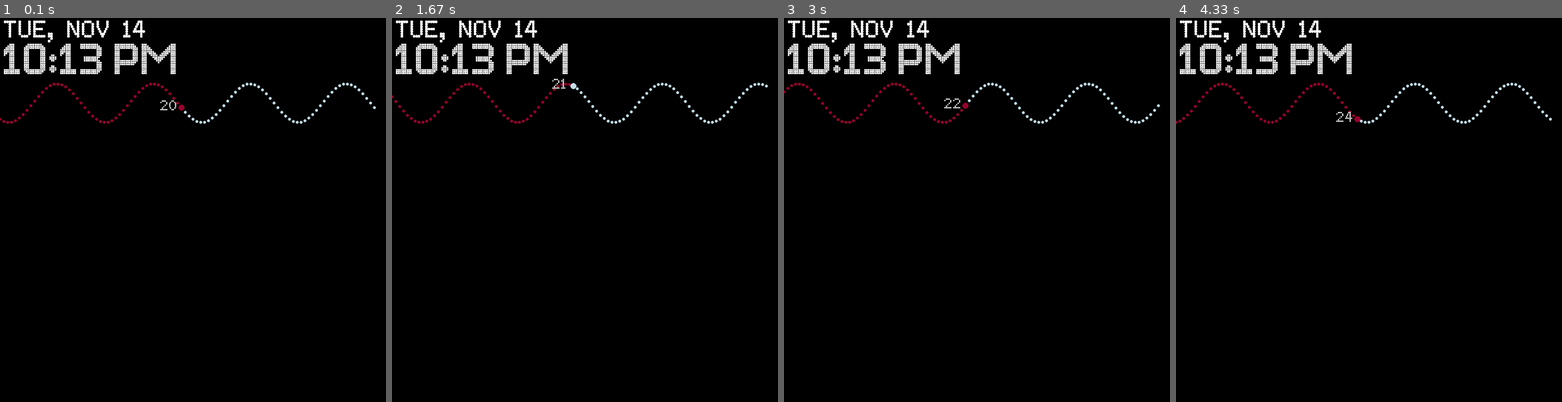
Above: before the commit, frames 1-4 (left to right).
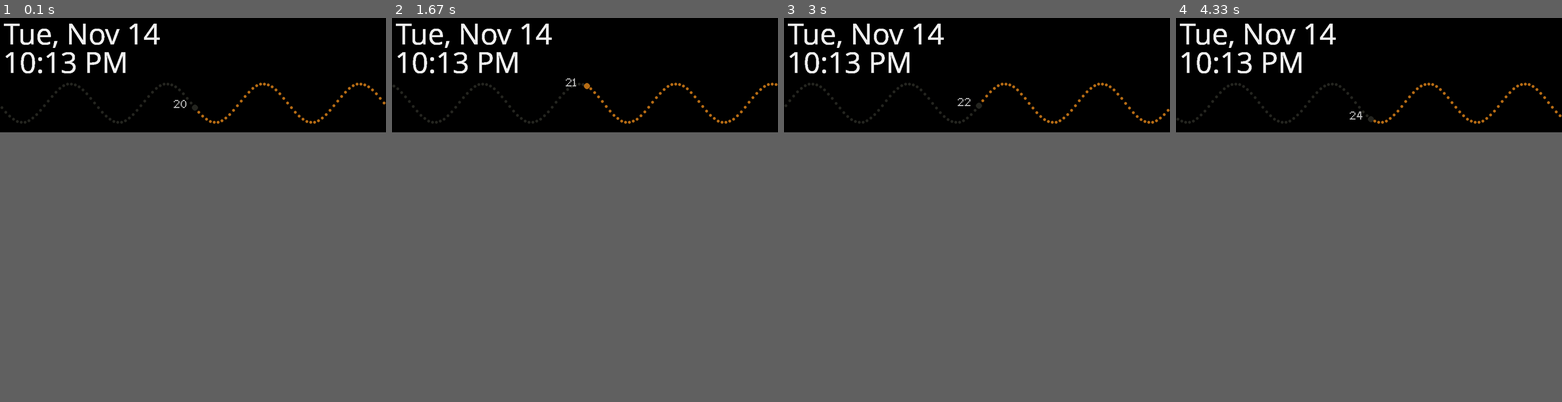
Above: after the commit, the same moments.

Repository: jdogmcsteezy/sinWaveClock
Game: pygame game, started from testSinWaveCLock.py
Two runs of this game, one before a commit and one after it. Both use one fixed random seed, a clock stepped at 60 frames per second and the inputs below.
Inputs:
- Up to frame 1 (0.1 s): no input
- Up to frame 2 (1.67 s): no input
- Up to frame 3 (3 s): no input
- Up to frame 4 (4.33 s): no input
In our replay, the window is 900x900 before the commit and 900x270 after it. These sizes can differ from the game's own. Grey fills any space a smaller window leaves; there, only what the larger window draws over its background counts as a difference.

The runs differ from the first frame. In frame 1, 3.8% of the frame differs, in the area x 0-100%, y 0-28%; in frame 2, 3.8%; in frame 3, 3.8%; in frame 4, 3.8%.

Commit message:
Update Colors and fonts

Diff:
--- a/SinWaveClock.py
+++ b/SinWaveClock.py
@@ -5,44 +5,50 @@
 from os import path
 
 class SinWaveClock(pygame.Surface):
-  def __init__(self, height, width):
+  def __init__(self, width, height):
     pygame.Surface.__init__(self,(width, height))
     pygame.font.init()
     # All values that can edit the sin wave clock
-    self.sin_Length = self.get_width() + 5
+    self.sin_Length = self.get_width()
     # If zero it will just be a line
     self.sin_DotProximity = 10
     # .5 is 1 second period
     self.sin_Period = .25
     self.sin_Frequency = 4
-    self.sin_Amplitude = 50 # in px
-    self.sin_YDisplacment = 75
-    self.sin_XDisplacment = -30
+    self.sin_Amplitude = int(height * .166667)
+    self.sin_YDisplacment = int(height * .25)
+    self.sin_XDisplacment = int(width * .005)
     # Color for dots in the future
-    self.sin_LnColorPrimary = (198,225,234)
+    self.sin_LnColorPrimary = (186, 111, 23)
     # Clolor for dots in the past
-    self.sin_LnColorSecondary = (158,0,49)
+    self.sin_LnColorSecondary = (39,40,34)
     # Size of dots
-    self.sin_LnRadius = 4
+    self.sin_LnRadius = int(height * .01633333)
+    self.sin_SecondsDotRadius = int(height * .026667)
+    self.sin_SecondsYDisplacment = int(height * -.06667)
+    self.sin_SecondsXDisplacment = int(width * -.055)
     self.bgColor = (0,0,0)
     self.bgSurface = pygame.Surface((width, height))
     # FONTS
-    self.secondsFont = pygame.font.Font((path.dirname(path.realpath(__file__)) + '/1979_dot_matrix.ttf'), 30)
-    self.dateFont = pygame.font.Font((path.dirname(path.realpath(__file__)) + '/1979_dot_matrix.ttf'), 50)
-    self.timeFont = pygame.font.Font((path.dirname(path.realpath(__file__)) + '/charlie_dotted.ttf'), 150)
-    self.fontColor = (255,255,255)
+    self.fonts_path = path.join(path.dirname(path.realpath(__file__)), 'Fonts')
+    self.secondsFont = pygame.font.Font(path.join(self.fonts_path, '1979_dot_matrix.ttf'), int(height * .08))
+    self.dateFont = pygame.font.Font(path.join(self.fonts_path, 'OpenSans-Regular.ttf'), int(height * .25))
+    self.timeFont = pygame.font.Font(path.join(self.fonts_path, 'OpenSans-Regular.ttf'), int(height * .25))
+    self.fontColor = (242,242,242)
     self.previousSec = int(time.time() % 60)
     self.previousTime = time.strftime('%I:%M %p')
     self.previousDate = time.strftime('%a, %b %d')
-    self.secondsSurface = self.secondsFont.render(str(self.previousSec), True, (255,255,255))
-    self.dateSurface = self.dateFont.render(str(self.previousDate), True, (255,255,255))
-    self.timeSurface = self.timeFont.render(str(self.previousTime), True, (255,255,255))
+    self.secondsSurface = self.secondsFont.render(str(self.previousSec), True, (242,242,242))
+    self.dateSurface = self.dateFont.render(str(self.previousDate), True, (242,242,242))
+    self.timeSurface = self.timeFont.render(str(self.previousTime), True, (242,242,242))
+    self.dateSurfaceXYOffset = (int(width * .01), int(height * -.03333333))
+    self.timeSurfaceXYOffset = (int(width * .008), int(height * .216667))
     self.bgSurface.fill(self.bgColor)
     self.bgSurface.convert()
     self.blit(self.bgSurface, (0,0))
     self.convert()
 
-  def update(self):
+  def Update(self):
     currentTime = time.strftime('%I:%M %p')
     currentDate = time.strftime('%a, %b %d')
     currentSecond = int(time.time() % 60)
@@ -68,14 +74,14 @@
         pygame.draw.circle(self, self.sin_LnColorPrimary, (x + self.sin_XDisplacment,y), self.sin_LnRadius)
         if (x - (self.sin_Length)/2) < self.sin_DotProximity/2 :
           # Draw dots behind seconds counter if behind the middle mark of sinwave.
-          pygame.draw.circle(self, self.sin_LnColorSecondary, (x + self.sin_XDisplacment,y), 4)
+          pygame.draw.circle(self, self.sin_LnColorSecondary, (x + self.sin_XDisplacment,y), self.sin_LnRadius)
         # Draws larger second counter Dot
         if (abs(x - (self.sin_Length)/2) < self.sin_DotProximity/2) and (y < self.sin_YDisplacment + (self.get_height()/2)) :
-          pygame.draw.circle(self, self.sin_LnColorPrimary, (x + self.sin_XDisplacment,y), 8)
-          self.blit(self.secondsSurface,(x + self.sin_XDisplacment - 55,y - 20))
+          pygame.draw.circle(self, self.sin_LnColorPrimary, (x + self.sin_XDisplacment,y), self.sin_SecondsDotRadius)
+          self.blit(self.secondsSurface,(x + self.sin_XDisplacment + self.sin_SecondsXDisplacment ,y + self.sin_SecondsYDisplacment))
         elif (abs(x - (self.sin_Length)/2) < self.sin_DotProximity/2) and (y >= self.sin_YDisplacment + (self.get_height()/2)):
-          pygame.draw.circle(self, self.sin_LnColorSecondary, (x + self.sin_XDisplacment,y), 8)
-          self.blit(self.secondsSurface,(x + self.sin_XDisplacment - 55,y - 20))
-        self.blit(self.dateSurface, (10, 10))
-        self.blit(self.timeSurface, (10, 45))
+          pygame.draw.circle(self, self.sin_LnColorSecondary, (x + self.sin_XDisplacment,y), self.sin_SecondsDotRadius)
+          self.blit(self.secondsSurface,(x + self.sin_XDisplacment + self.sin_SecondsXDisplacment,y + self.sin_SecondsYDisplacment))
+        self.blit(self.dateSurface, self.dateSurfaceXYOffset)
+        self.blit(self.timeSurface, self.timeSurfaceXYOffset)
     return self
--- a/testSinWaveCLock.py
+++ b/testSinWaveCLock.py
@@ -4,15 +4,15 @@
 def main():
     pygame.init()
     clock = pygame.time.Clock()
-    testScreen = pygame.display.set_mode((1000, 1000))
+    testScreen = pygame.display.set_mode((1000, 300))
     testScreen.fill((0,0,0))
-    sin = SinWaveClock.SinWaveClock(300, 1000)
+    sin = SinWaveClock.SinWaveClock(1000, 300)
     testScreen.blit(sin,(0,0))
     pygame.display.update()
     run = True
     while(run):
         clock.tick(26)
-        testScreen.blit(sin.update(), (0, 0))
+        testScreen.blit(sin.Update(), (0, 0))
         pygame.display.update()
         for event in pygame.event.get():
             if event.type == pygame.KEYDOWN:
Renamed: 1979_dot_matrix.ttf -> Fonts/1979_dot_matrix.ttf
Binary file added: Fonts/OpenSans-Bold.ttf
Binary file added: Fonts/OpenSans-CondBold.ttf
Binary file added: Fonts/OpenSans-Regular.ttf
